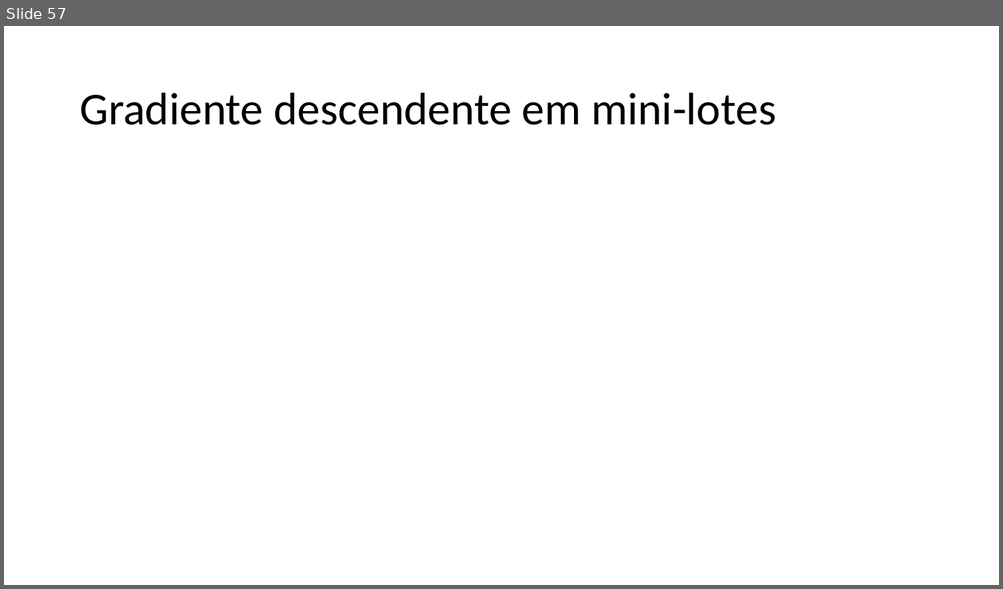
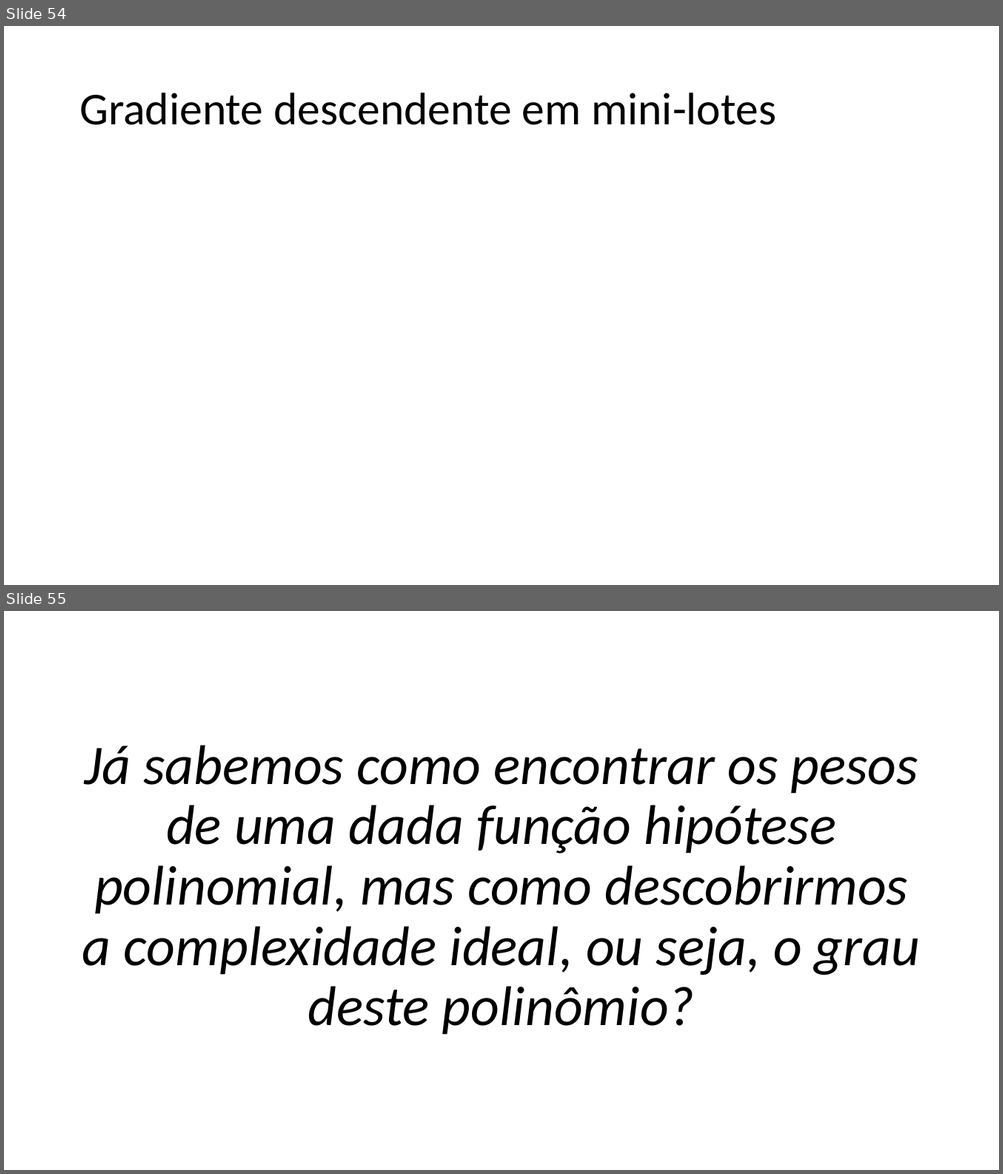
Before and after one commit to zz4fap/c24_inteligencia_artificial, a slide deck: slides/C24_Regressão.pptx. Shown one above the other, each under a label of ours: slide 57 before the commit, slides 54 and 55 after it. The pictures are 1003x589 and 1003x1174 pixels, drawn with LibreOffice and Linux fonts; fonts in the diff are those of the drawing; grey boxes stand for pictures. Boxes give left, top, right and bottom in pixels: in the first picture for what was removed or moved away, otherwise in the second. Text is boxed around its words. In the diff, an @@ line names an element or a change of style, - is before the commit and + after.

```diff
--- a/slides/C24_Regressão.pptx
+++ b/slides/C24_Regressão.pptx
@@ slide 55 added at (x1=4, y1=611, x2=999, y2=1170), background #FFFFFF @@
@@ text added at (x1=82, y1=745, x2=919, y2=1035), 54 pt, text #000000, italic @@
+Já sabemos como encontrar os pesos de uma dada função hipótese polinomial, mas como descobrirmos a complexidade ideal, ou seja, o grau deste polinômio?
@@ what was slide 57 is now slide 54 @@
```
Also in this commit, not shown: 1 slide changed, 6 other slides added, 2 slides removed.
